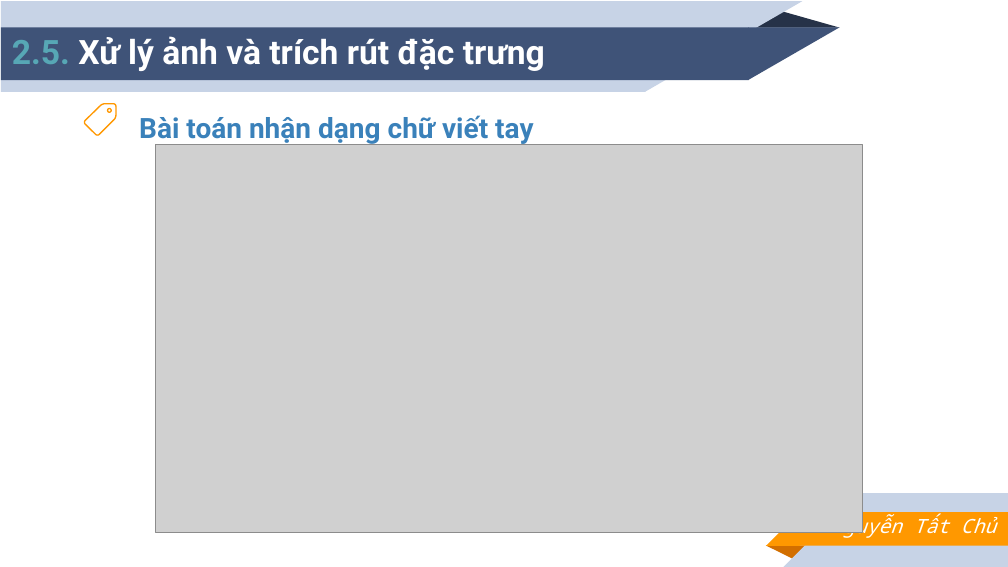
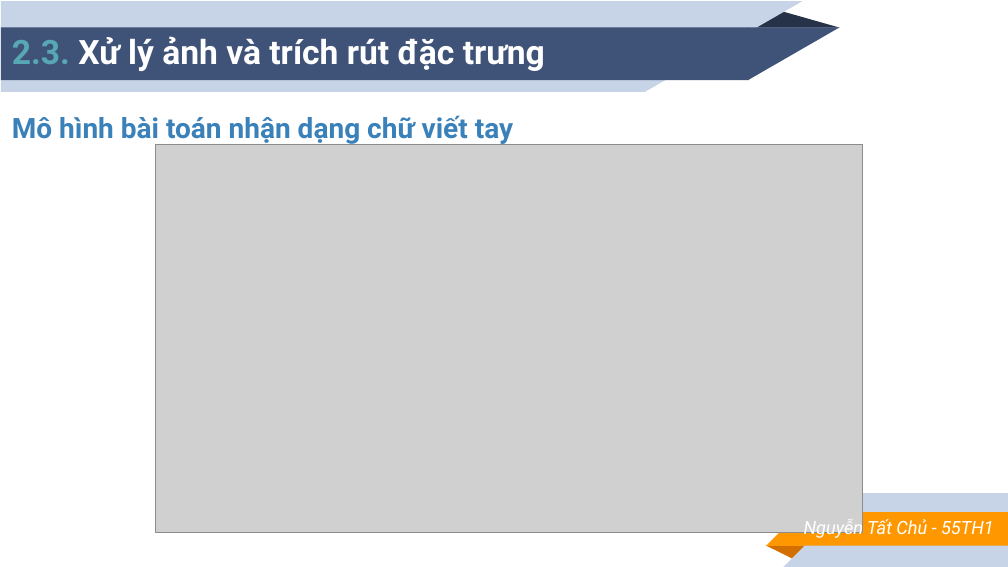
Before and after one commit to TatChu/handwriting-detect-for-learning-english, a slide deck: slide 7 of report/slide.pptx (slide 8 before the commit). Drawn at 1008x567 pixels with LibreOffice and Linux fonts; fonts in the diff are those of the drawing; grey boxes stand for pictures. Boxes give left, top, right and bottom in pixels: in the first picture for what was removed or moved away, otherwise in the second. Text is boxed around its words. In the diff, an @@ line names an element or a change of style, - is before the commit and + after.

```diff
--- a/report/slide.pptx
+++ b/report/slide.pptx
@@ title at (x1=12, y1=36, x2=545, y2=71): text changed @@
-2.5. Xử lý ảnh và trích rút đặc trưng
+2.3. Xử lý ảnh và trích rút đặc trưng
@@ text at (x1=12, y1=115, x2=513, y2=146): text changed @@
-Bài toán nhận dạng chữ viết tay
+Mô hình bài toán nhận dạng chữ viết tay
@@ freeform shape removed at (x1=85, y1=104, x2=116, y2=135) @@
@@ text "Nguyễn Tất Chủ - 55TH1" at (x1=804, y1=517, x2=994, y2=539): vertical alignment middle to top @@
@@ text at (x1=804, y1=517, x2=994, y2=539): text changed; size 14 to 13 pt; font Noto Sans Mono to Roboto @@
-Nguyễn Tất Chủ
+Nguyễn Tất Chủ - 55TH1
```
Also in this commit, not shown: 20 other slides changed, 3 slides added, 3 slides removed, 3 other files.
